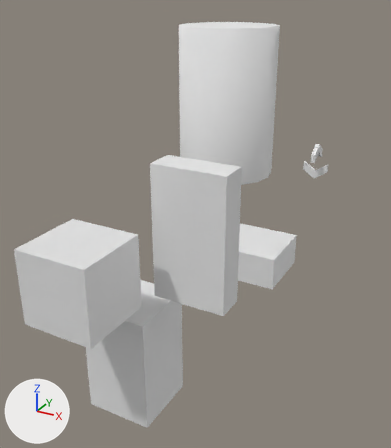
The Blender file etc/blend/Prefabs.blend: old version first, new version second.
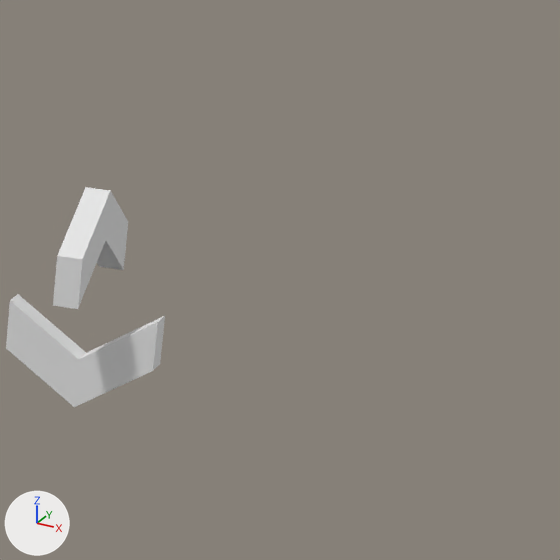
Each version appears first whole from a 50 mm camera at (3.42, -8.8, 3.7) aimed at (-0.58, -1.54, 0.07), and next in a close-up on the part from 77% to 100% of the width and 25% to 45% of the height. Every picture has the same lights, and +X, +Y and +Z are marked at lower left.

Before the edit, the objects in view are built like this:
```python
me_gravitykey = bpy.data.meshes.new('GravityKey')
me_gravitykey.from_pydata(...)  # 24 vertices, 20 faces; spans x -0.24..0.24, y -0.24..0.24, z -0.353..0.353
me_gravitykey.materials.append(mat_dummy)  # its picture is missing
ob_gravitykey = bpy.data.objects.new('GravityKey', me_gravitykey)
ob_gravitykey.location = (0.5, 1.5, 0.5)
```
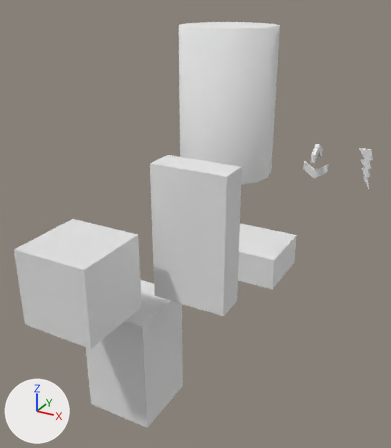
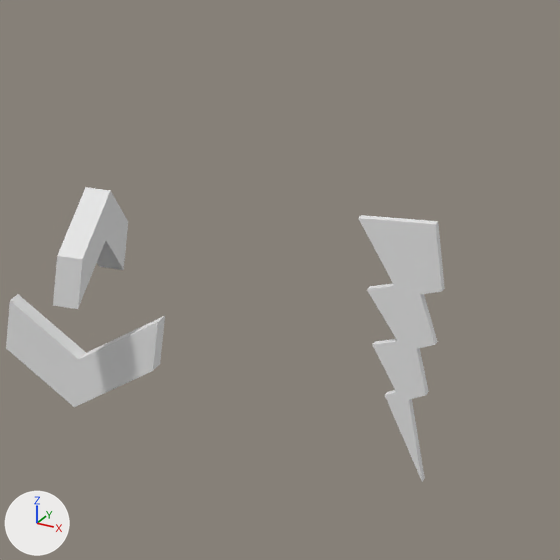
Boxes (x1, y1, x2, y2) around the edits, measured in the close-ups (560 x 560 px):
'SpeedBoost', added: after (358, 215, 445, 482)

What the commit changed:
Mesh me_speedboost is new.
It has 30 vertices, 29 faces and spans x -0.193..0.097, y -0.018..0.018, z -0.421..0.386.
It uses material mat_dummy (its picture is missing).
Object 'SpeedBoost' (ob_speedboost) is new; it shows me_speedboost.
Its location is (1.5, 1.5, 0.5).
